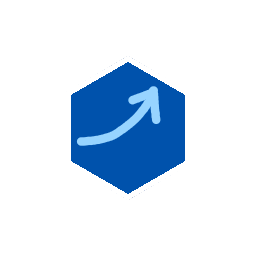
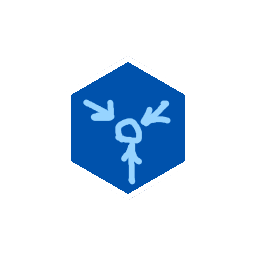
Revision of a layered 256×256 image; what changed, layer by layer:
hid "颜料图层 2" over 76, 86, 171, 185
added layer "颜料图层 5" above "颜料图层 4" over 76, 86, 171, 185